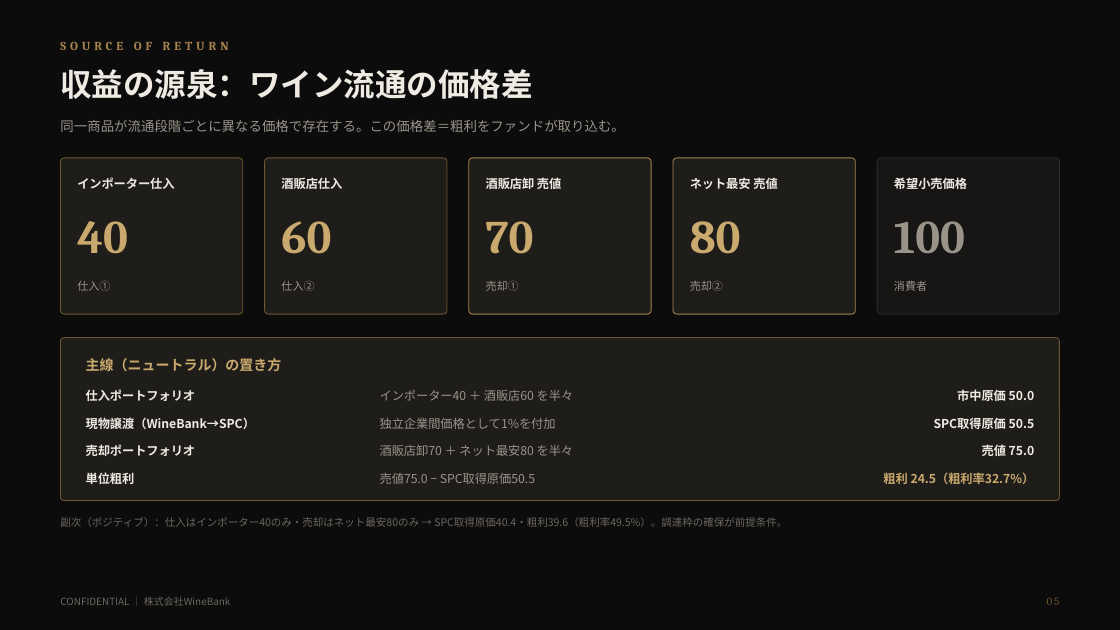
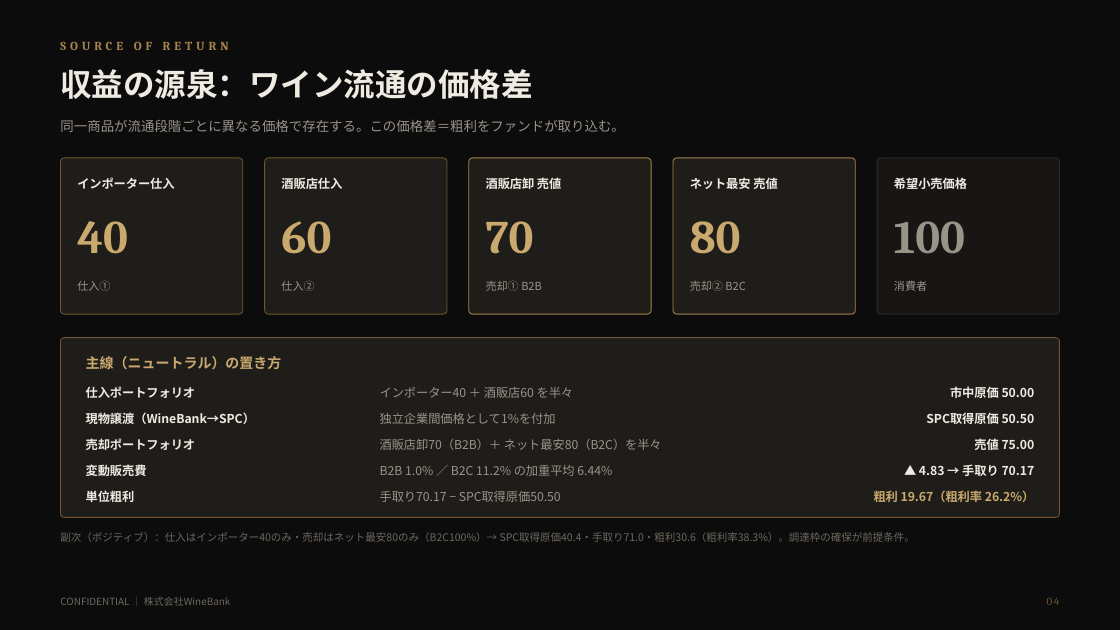
Before and after one commit to nakano-winebank/wine-auction, a slide deck: slide 5 of docs/wine-fund/WineBank_ワインファンドSPC組成提案_5億_20260811.pptx (slide 6 before the commit). Drawn at 1120x630 pixels with LibreOffice and Linux fonts; fonts in the diff are those of the drawing. Boxes give left, top, right and bottom in pixels: in the first picture for what was removed or moved away, otherwise in the second. Text is boxed around its words. In the diff, an @@ line names an element or a change of style, - is before the commit and + after.

```diff
--- a/docs/wine-fund/WineBank_ワインファンドSPC組成提案_5億_20260811.pptx
+++ b/docs/wine-fund/WineBank_ワインファンドSPC組成提案_5億_20260811.pptx
@@ text at (486,281,542,291): text changed @@
-売却①
+売却① B2B
@@ text at (690,281,745,291): text changed @@
-売却②
+売却② B2C
@@ rounded rectangle: place and size @@
-rounded rectangle at (60,338,1060,501)
+rounded rectangle at (60,338,1060,518)
@@ rounded rectangle at (60,338,1060,518): proportions changed @@
@@ text at (950,386,1035,398): text changed @@
-市中原価 50.0
+市中原価 50.00
@@ text "現物譲渡（WineBank→SPC）": place and size @@
-text "現物譲渡（WineBank→SPC）" at (86,417,255,429)
+text "現物譲渡（WineBank→SPC）" at (86,412,255,424)
@@ text "独立企業間価格として1%を付加": place and size @@
-text "独立企業間価格として1%を付加" at (380,418,556,429)
+text "独立企業間価格として1%を付加" at (380,413,556,424)
@@ text at (926,413,1035,424): text changed @@
-SPC取得原価 50.5
+SPC取得原価 50.50
@@ text "売却ポートフォリオ": place and size @@
-text "売却ポートフォリオ" at (86,444,196,456)
+text "売却ポートフォリオ" at (86,438,196,450)
@@ text at (380,439,662,450): text changed @@
-酒販店卸70 ＋ ネット最安80 を半々
+酒販店卸70（B2B）＋ ネット最安80（B2C）を半々
@@ text at (974,436,1035,453): text changed @@
-売値 75.0
+売値 75.00
@@ text added at (86,462,147,479), 10.5 pt, text #EFEBE3, bold @@
+変動販売費
@@ text at (380,465,612,476): text changed @@
-売値75.0 − SPC取得原価50.5
+B2B 1.0% ／ B2C 11.2% の加重平均 6.44%
@@ text added at (919,464,1035,476), 10.5 pt, text #EFEBE3, bold @@
+▲ 4.83 → 手取り 70.17
@@ text "単位粗利": place and size @@
-text "単位粗利" at (86,472,135,484)
+text "単位粗利" at (86,490,135,502)
@@ text added at (380,491,561,502), 10.5 pt, text #9A938A @@
+手取り70.17 − SPC取得原価50.50
@@ text at (874,490,1034,502): text changed @@
-粗利 24.5（粗利率32.7%）
+粗利 19.67（粗利率 26.2%）
@@ text at (60,532,915,542): text changed @@
-副次（ポジティブ）：仕入はインポーター40のみ・売却はネット最安80のみ → SPC取得原価40.4・粗利39.6（粗利率49.5%）。調達枠の確保が前提条件。
+副次（ポジティブ）：仕入はインポーター40のみ・売却はネット最安80のみ（B2C100%）→ SPC取得原価40.4・手取り71.0・粗利30.6（粗利率38.3%）。調達枠の確保が前提条件。
@@ text at (1047,598,1060,605): text changed @@
-05
+04
```
Also in this commit, not shown: 15 other slides changed, 1 slide added, 1 slide removed, 6 other files.
